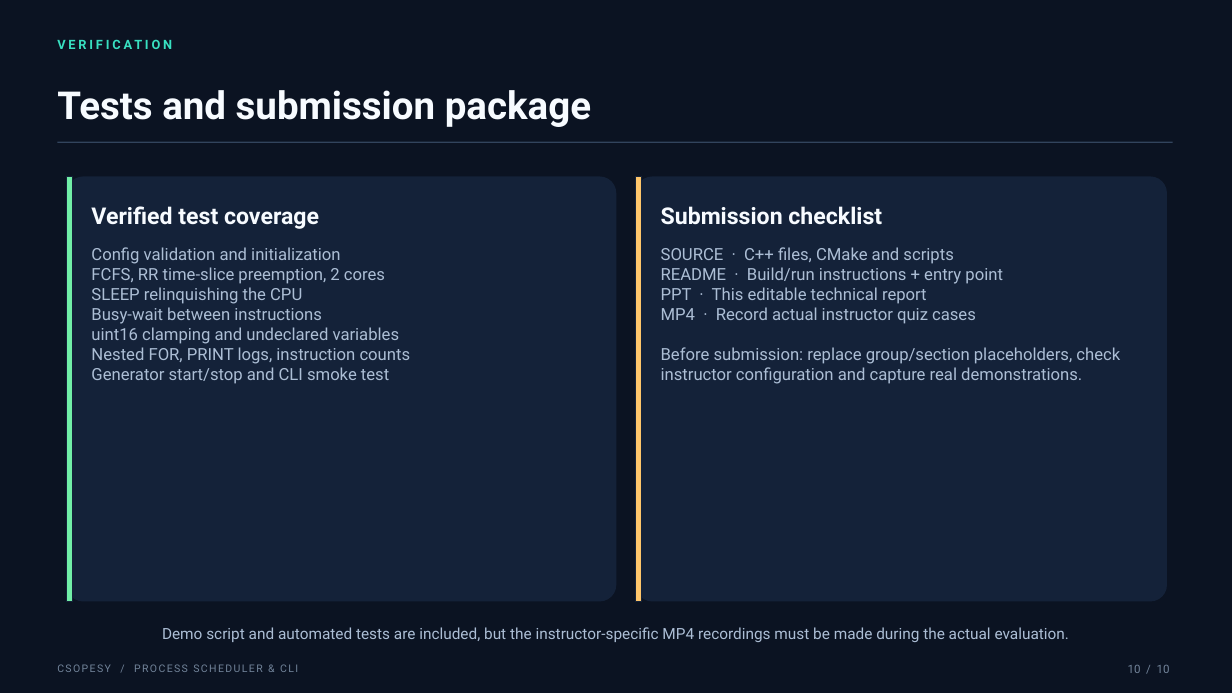
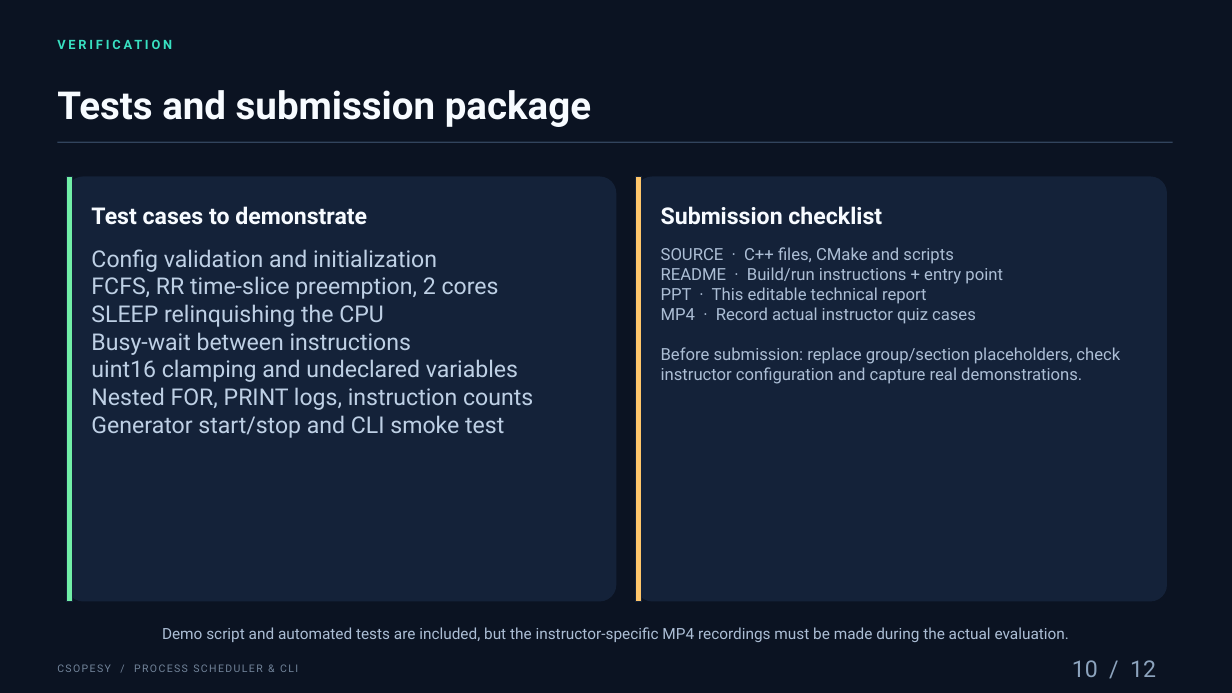
Before and after one commit to mysteriouskimsajaang/Process-Scheduler-CLI, a slide deck: slide 10 of Technical_Report.pptx. Drawn at 1232x693 pixels with LibreOffice and Linux fonts; fonts in the diff are those of the drawing. Boxes give left, top, right and bottom in pixels: in the first picture for what was removed or moved away, otherwise in the second. Text is boxed around its words. In the diff, an @@ line names an element or a change of style, - is before the commit and + after.

```diff
--- a/Technical_Report.pptx
+++ b/Technical_Report.pptx
@@ text at [91,206,367,225]: text changed @@
-Verified test coverage
+Test cases to demonstrate
@@ text "Config validation and initialization" at [91,249,533,438]: size 13 to 18 pt, text colour #ACBED5 to #BED0E5 @@
@@ text at [1072,660,1156,677]: text changed; size 9 to 18 pt; text colour #718399 to #8DA4BE @@
-10 / 10
+10 / 12
```
Also in this commit, not shown: 9 other slides changed, 2 slides added.
